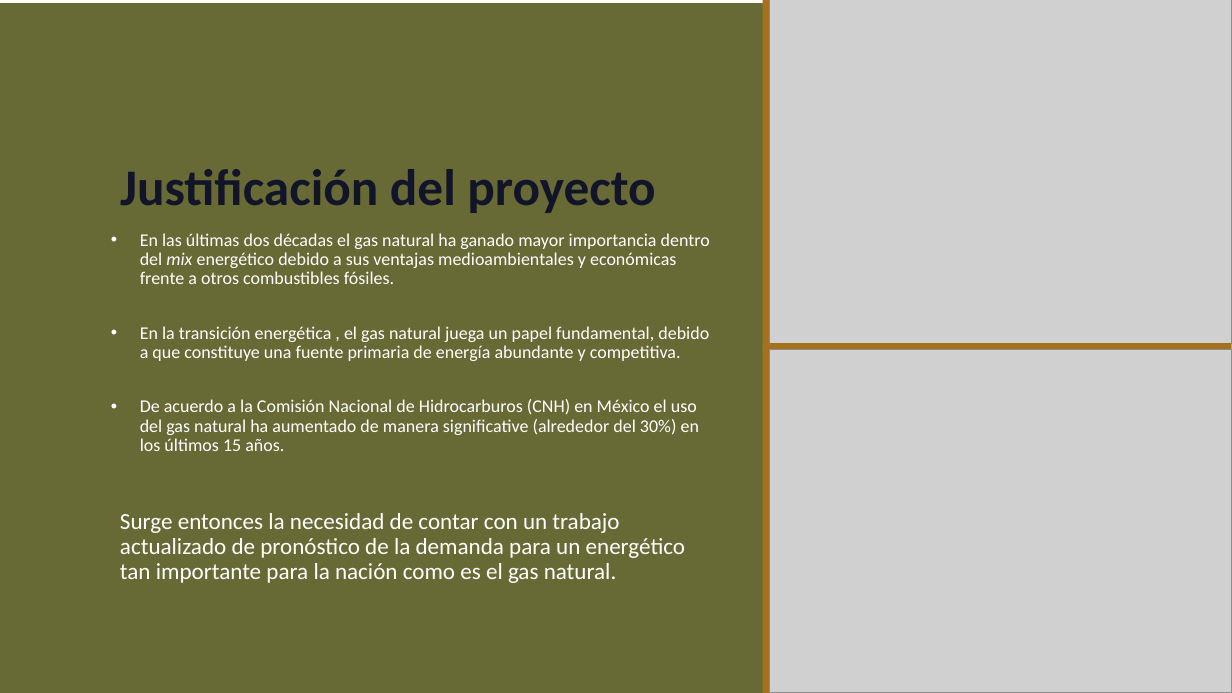
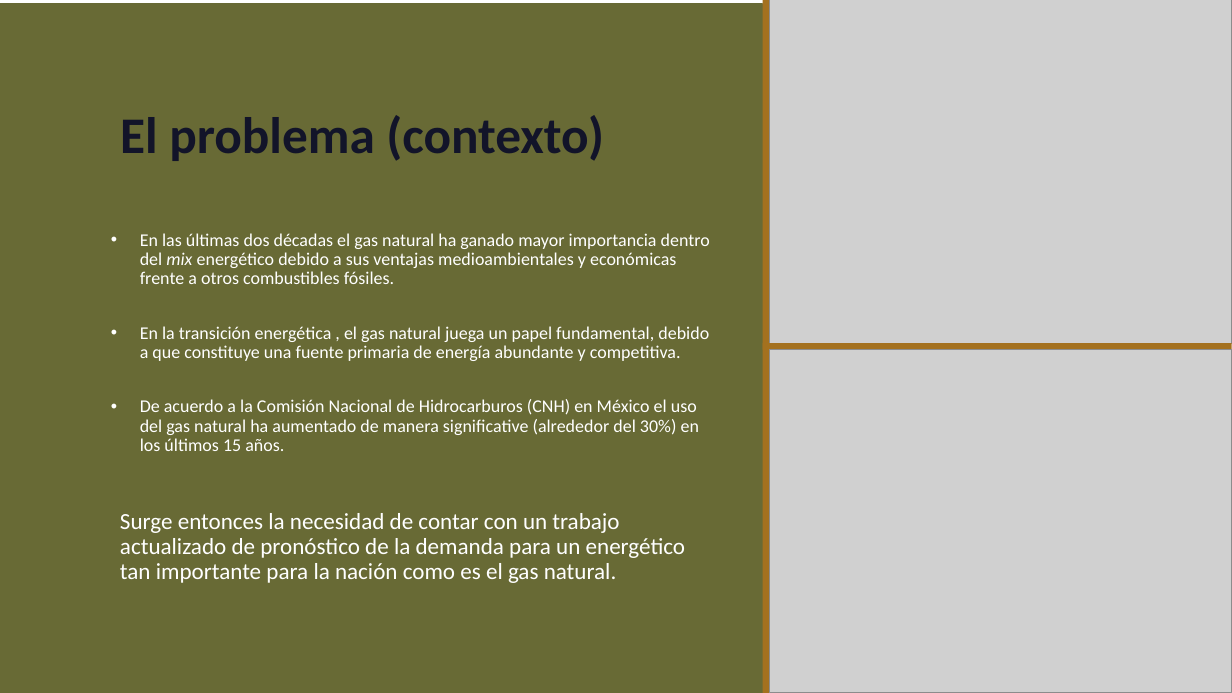
Before and after one commit to Sergio-Ibarra-1795/Diplomado_UNAM_DC_Full_gitHub, a slide deck: slide 4 of Diplomado_DS_Proyecto_Final/Proyecto_final_Diplomado_DS_UNAM_v0.pptx (slide 5 before the commit). Drawn at 1232x693 pixels with LibreOffice and Linux fonts; fonts in the diff are those of the drawing; grey boxes stand for pictures. Boxes give left, top, right and bottom in pixels: in the first picture for what was removed or moved away, otherwise in the second. Text is boxed around its words. In the diff, an @@ line names an element or a change of style, - is before the commit and + after.

```diff
--- a/Diplomado_DS_Proyecto_Final/Proyecto_final_Diplomado_DS_UNAM_v0.pptx
+++ b/Diplomado_DS_Proyecto_Final/Proyecto_final_Diplomado_DS_UNAM_v0.pptx
@@ text at box(120, 115, 604, 161): text changed @@
-Justificación del proyecto
+El problema (contexto)
```
Also in this commit, not shown: 4 other slides changed, 2 other files.
